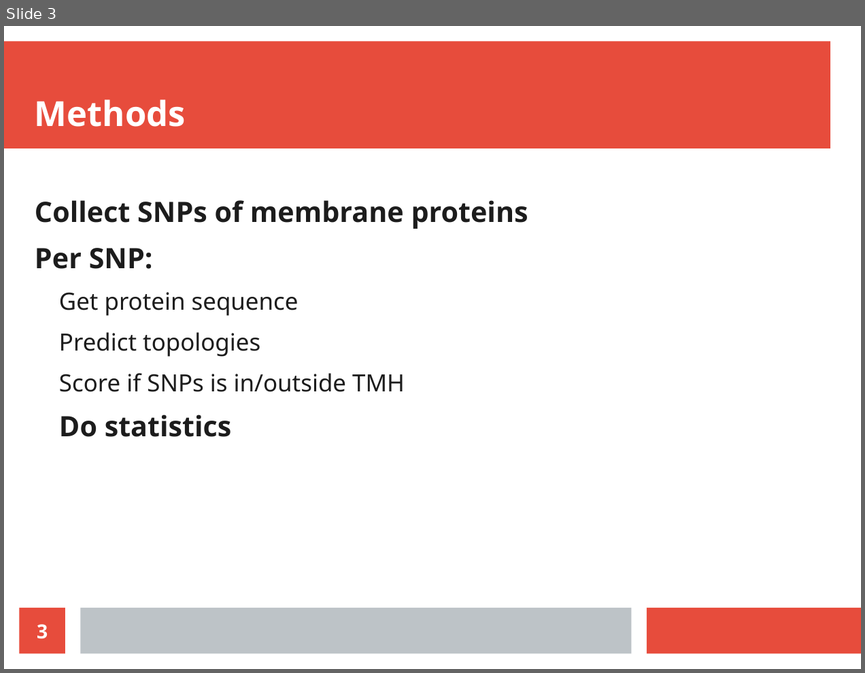
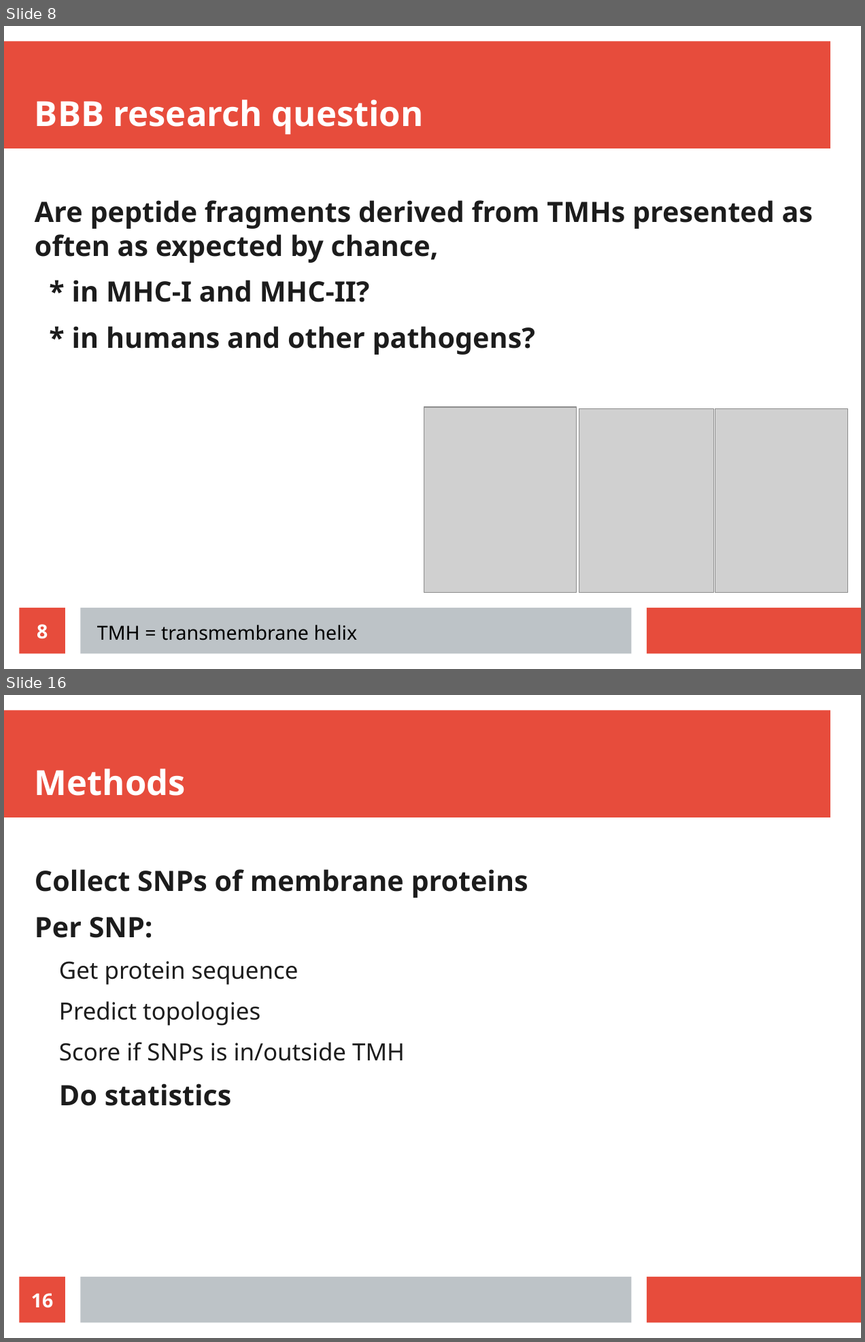
Before and after one commit to richelbilderbeek/molimm_presentation_20210111, a slide deck: molimm_presentation_20210111.odp. Shown one above the other, each under a label of ours: slide 3 before the commit, slides 8 and 16 after it; the slides between them are not shown. The pictures are 865x673 and 865x1342 pixels, drawn with LibreOffice and Linux fonts; fonts in the diff are those of the drawing; grey boxes stand for pictures. Boxes give left, top, right and bottom in pixels: in the first picture for what was removed or moved away, otherwise in the second. Text is boxed around its words. In the diff, an @@ line names an element or a change of style, - is before the commit and + after.

```diff
--- a/molimm_presentation_20210111.odp
+++ b/molimm_presentation_20210111.odp
@@ slide 8 added at (4, 26, 861, 669), background #FFFFFF; not listed: 3 template elements that a slide beside it also shows @@
@@ title added at (35, 99, 423, 134), 32 pt, text #FFFFFF, bold @@
+BBB research question
@@ text added at (35, 200, 813, 354), 26 pt, text #1C1C1C, bold @@
+Are peptide fragments derived from TMHs presented as often as expected by chance,
+* in MHC-I and MHC-II?
+* in humans and other pathogens?
@@ picture added at (424, 407, 577, 592) @@
@@ picture added at (579, 409, 714, 592) @@
@@ picture added at (715, 409, 848, 592) @@
@@ page number added at (20, 607, 65, 654), fill #E74C3C, 18 pt, text #FFFFFF, bold @@
+8
@@ text added at (97, 624, 358, 640), 18 pt, text #000000 @@
+TMH = transmembrane helix
@@ what was slide 3 is now slide 16 @@
@@ page number at (31, 1293, 54, 1308): text changed @@
-3
+16
```
Also in this commit, not shown: 3 slides changed, 20 other slides added, 4 slides removed, 12 other files.
